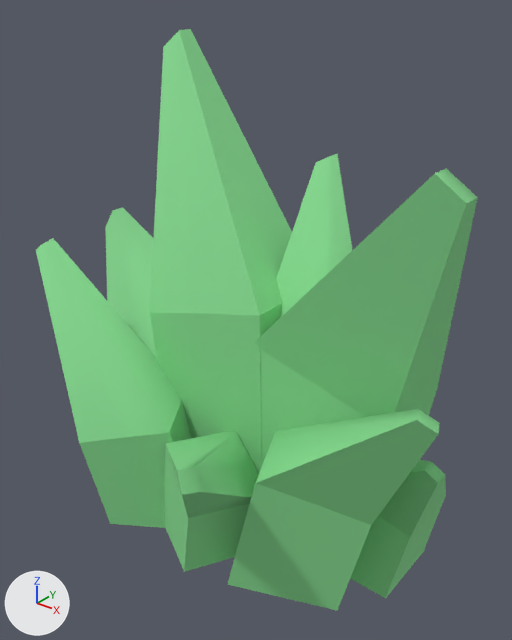
A saved change to the glTF model pkg/interface/transport/asset/item/grass/model.gltf.
Camera for both pictures: a 50 mm lens placed at (1.181, -1.316, 1.476), pointed at (0.077, 0.065, 0.62). Arrows for +X, +Y and +Z are at lower left; the lights stay in place.

Script lines for the objects in view, before the commit:
```python
ob_cube = bpy.data.objects.new('Cube', me_mesh_8)
ob_cube.parent = ob_grass4
ob_cube.location = (4.913, 5.437, 84.2)
ob_cube.scale = (0.732, 0.44, 2.37)
ob_grass4 = bpy.data.objects.new('grass4', None)
ob_grass4.parent = ob_node_0
ob_grass4.location = (0.0, 0.0, 0.0)
ob_grass4.scale = (0.8, 0.8, 0.8)
ob_subdiv = bpy.data.objects.new('Subdiv', me_mesh_7)
ob_subdiv.parent = ob_grass4
ob_subdiv.location = (39.91, 5.437, 74.04)
ob_subdiv.rotation_euler = (0.0, 0.0, -3.142)  # degrees (0, 0, -180)
ob_subdiv.scale = (0.732, 0.44, 2.37)
ob_subdiv_2 = bpy.data.objects.new('Subdiv 2', me_mesh_0)
ob_subdiv_2.parent = ob_grass4
ob_subdiv_2.location = (38.0, 5.437, 74.97)
ob_subdiv_2.rotation_euler = (0.0, 0.237, 0.0)  # degrees (0, 14, 0)
ob_subdiv_2.scale = (0.407, 0.332, 1.8)
ob_subdiv_3 = bpy.data.objects.new('Subdiv 3', me_mesh_5)
ob_subdiv_3.parent = ob_grass4
ob_subdiv_3.location = (64.2, 5.437, 34.47)
ob_subdiv_3.rotation_euler = (0.0, 0.0, -3.142)  # degrees (0, 0, -180)
ob_subdiv_3.scale = (0.732, 0.343, 2.37)
ob_subdiv_4 = bpy.data.objects.new('Subdiv 4', me_mesh_6)
ob_subdiv_4.parent = ob_grass4
ob_subdiv_4.location = (-23.91, 5.437, 53.09)
ob_subdiv_4.scale = (0.732, 0.44, 2.37)
ob_subdiv_6 = bpy.data.objects.new('Subdiv 6', me_mesh_4)
ob_subdiv_6.parent = ob_grass4
ob_subdiv_6.location = (48.45, -16.9, 46.53)
ob_subdiv_6.rotation_euler = (-0.0906, -0.0304, -2.736)  # degrees (-5.2, -1.7, -157)
ob_subdiv_6.scale = (0.732, 0.342, 2.39)
ob_subdiv_7 = bpy.data.objects.new('Subdiv 7', me_mesh_3)
ob_subdiv_7.parent = ob_grass4
ob_subdiv_7.location = (-15.16, -22.77, 43.39)
ob_subdiv_7.rotation_euler = (0.0534, -0.0252, 0.541)  # degrees (3.1, -1.4, 31)
ob_subdiv_7.scale = (0.732, 0.342, 2.38)
ob_subdiv_8 = bpy.data.objects.new('Subdiv 8', me_mesh_1)
ob_subdiv_8.parent = ob_grass4
ob_subdiv_8.location = (14.66, -21.55, 35.5)
ob_subdiv_8.rotation_euler = (0.00264, 0.0202, 2.635)  # degrees (0.2, 1.2, 151)
ob_subdiv_8.scale = (0.483, 0.378, 1.64)
```
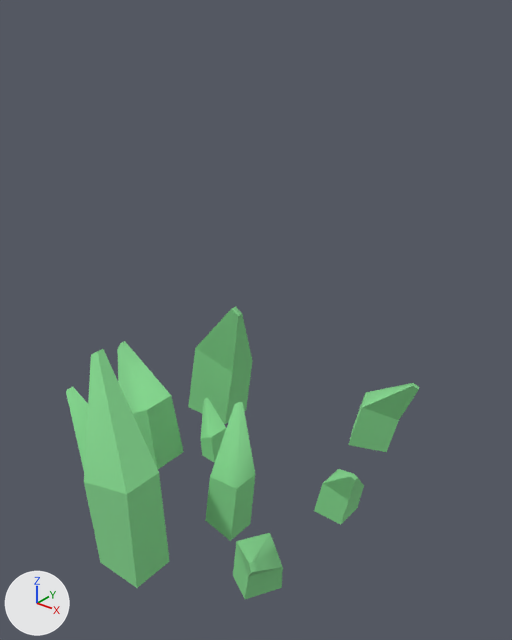
ob_grass4 is not drawn itself; it is the parent of ob_subdiv_2, ob_subdiv_8, ob_subdiv_5, ob_subdiv_7, ob_subdiv_6, ob_subdiv_3, ob_subdiv_4, ob_subdiv.

Boxes (x1, y1, x2, y2) around the edits, measured in the pictures (512 x 640 px):
'Cube', rescaled, moved: before (150, 29, 292, 475); after (84, 349, 170, 588)
'Subdiv', rescaled, moved: before (254, 168, 478, 465); after (188, 306, 253, 424)
'Subdiv 6', rescaled, moved (67% narrower, 66% shorter): before (228, 409, 440, 611); after (349, 383, 419, 452)
'Subdiv 7', rescaled, moved: before (36, 238, 191, 528); after (66, 387, 88, 470)
'Subdiv 8', rescaled, moved: before (165, 432, 258, 572); after (233, 533, 283, 599)
'Subdiv 2', rescaled, moved: before (277, 154, 352, 320); after (205, 402, 255, 541)
'Subdiv 4', rescaled, moved: before (105, 207, 157, 358); after (117, 341, 184, 469)
'Subdiv 3', rescaled, moved: before (350, 460, 446, 598); after (314, 469, 364, 525)
'Subdiv 5', rescaled (not visible before): after (200, 397, 226, 462)

The change, as a list of edits to the scene's bpy script:
```text
Change ob_grass4:
    ob_grass4.scale: (0.8, 0.8, 0.8) -> (0.35, 0.35, 0.35)
Change ob_subdiv_2:
    ob_subdiv_2.location: (38.0, 5.437, 74.97) -> (32.94, -20.8, 51.16)
Change ob_subdiv_8:
    ob_subdiv_8.location: (14.66, -21.55, 35.5) -> (88.34, -62.39, 36.97)
Change ob_subdiv_7:
    ob_subdiv_7.location: (-15.16, -22.77, 43.39) -> (-77.08, -59.95, 41.39)
Change ob_subdiv_6:
    ob_subdiv_6.location: (48.45, -16.9, 46.53) -> (69.91, 140.6, 56.03)
Change ob_subdiv_3:
    ob_subdiv_3.location: (64.2, 5.437, 34.47) -> (90.9, 45.8, 34.47)
Change ob_subdiv_4:
    ob_subdiv_4.location: (-23.91, 5.437, 53.09) -> (-96.26, 5.437, 53.09)
Change ob_subdiv:
    ob_subdiv.location: (39.91, 5.437, 74.04) -> (-94.01, 101.5, 74.04)
Change ob_cube:
    ob_cube.location: (4.913, 5.437, 84.2) -> (-4.433, -105.3, 84.2)
```
